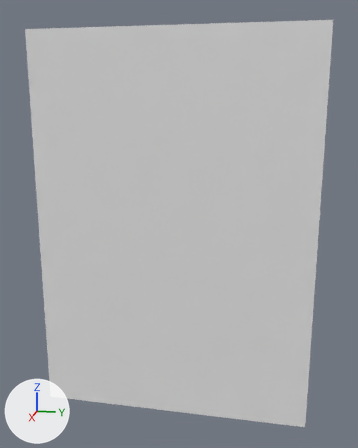
What one commit did to the Blender file podstawkad.blend.
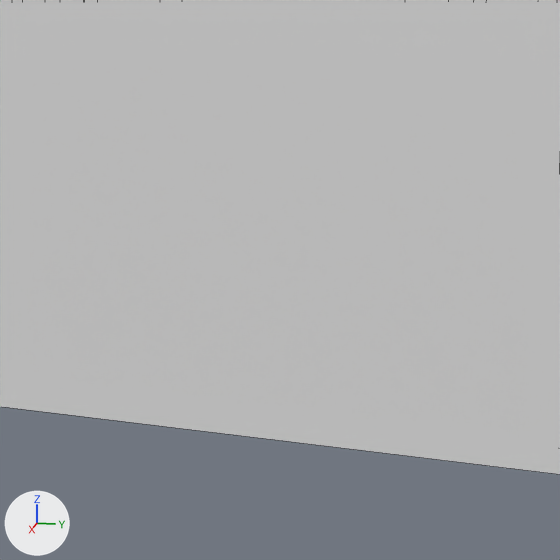
Each version appears first whole from a 50 mm camera at (35.6, 7.0, 22.5) aimed at (0.0, -0.1, 13.6), and next in a close-up on the part from 27% to 73% of the width and 63% to 100% of the height. The lights are fixed; the arrows at lower left show +X, +Y and +Z. The close-ups show mesh edges as thin lines.
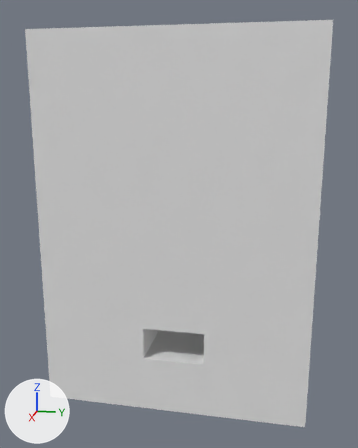
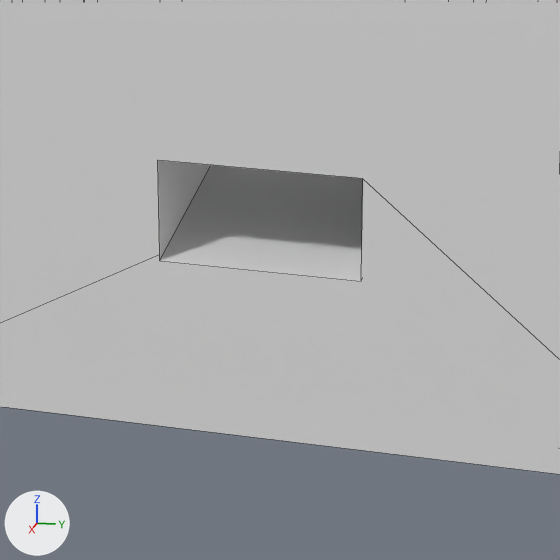
The newer file is also turned or shifted as a whole; pictures and numbers use the older file's frame.

What changed in the scene script:
```text
Change me_cube_001:
    where me_cube_001.from_pydata(...)  # 168 vertices, 90 faces; spans x -3.5..3.5, y -9.8..9.8, z -13.6..13.6
    used by ob_cube; location = (0.0, 0.0, 13.6)
    verts and faces of me_cube_001; kept vertices keep their numbers, new ones are numbered from 168
    before: 0 (-3.5, -9.8, -13.6), 1 (-3.5, 9.8, -13.6), 2 (3.5, -9.8, -13.6), 3 (3.5, 9.8, -13.6), 4 (-3.5, -9.8, 13.6)
    before: 5 (-3.5, 9.8, 13.6), 6 (3.5, 9.8, 13.6), 7 (3.5, -9.8, 13.6)
    me_cube_001 part 1
    add delete_faces([(2, 3, 6, 7), (0, 4, 5, 1)])
    add verts[168] = (-3.5, -2.1, -9.5)
    add verts[169] = (-3.5, 2.4, -9.5)
    add verts[170] = (-3.5, 2.4, -7.1)
    add verts[171] = (-3.5, -2.1, -7.1)
    add for new, old in zip([*range(172, 176)], [*range(168, 172)]): verts[new] = verts[old] + (7.0, 0.0, 0.0)
    add verts[176] = (3.5, -2.1, -9.3)  # pixel (159, 254)
    add verts[177] = (-3.5, -2.1, -7.2)
    add faces += [(2, 176, 175, 174, 3, 6, 7), (0, 4, 5, 1, 170, 171, 177), (169, 173, 174, 170), (2, 3, 174, 173, 172, 176), (0, 177, 168, 169, 170, 1), (168, 172, 173, 169)]
    add faces += [(170, 174, 175, 171), (168, 177, 171, 175, 176, 172)]
```

Boxes [x1, y1, x2, y2] around the edits, measured in the close-ups (560 x 560 px):
part 1 of me_cube_001, built on
    both: [0, 157, 560, 363]
